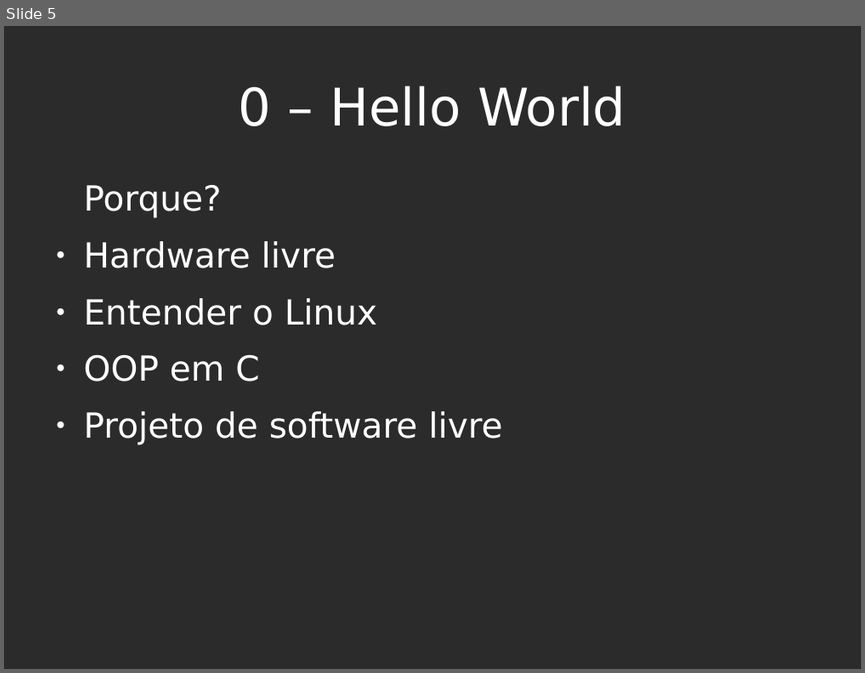
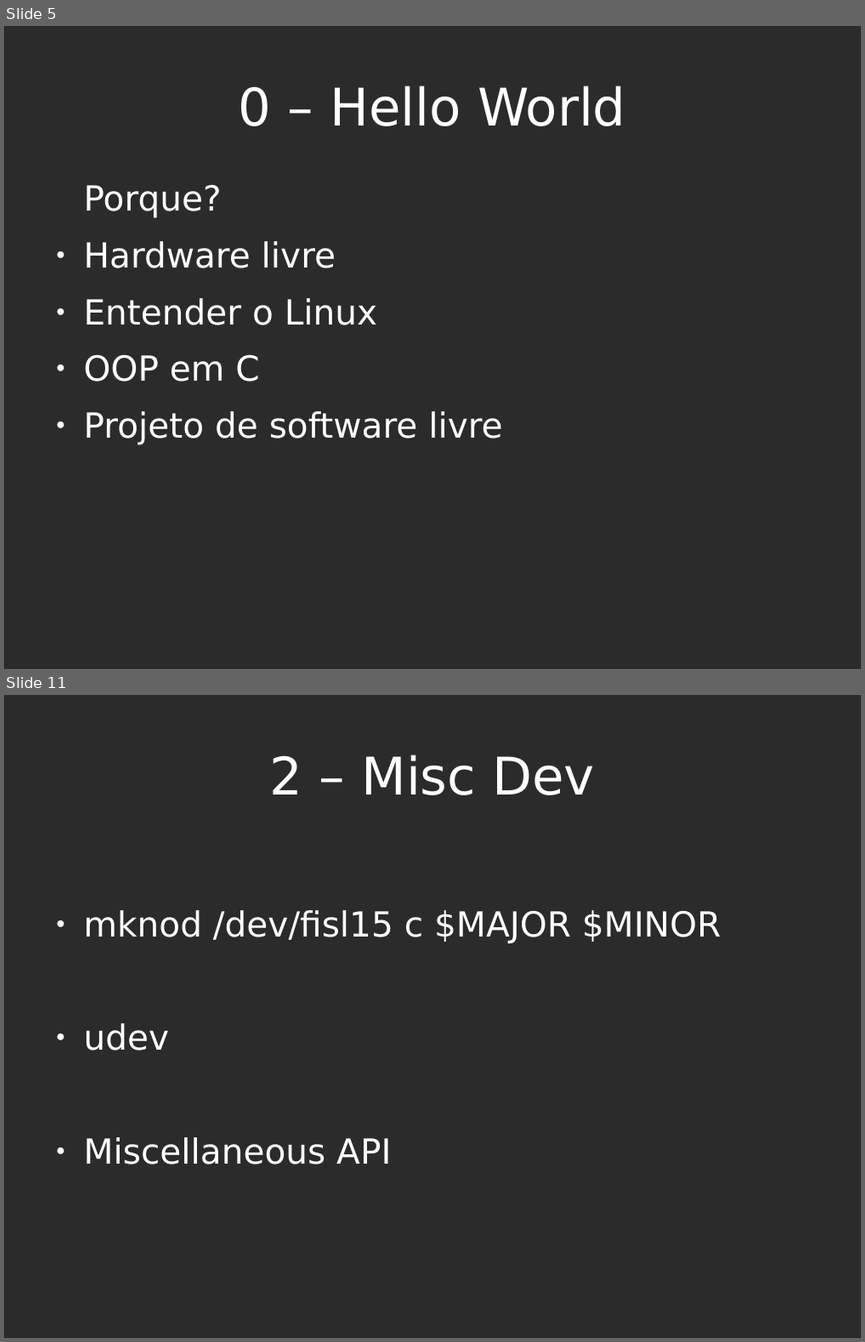
Before and after one commit to diegor2/primoduke, a slide deck: slides.odp. Shown one above the other, each under a label of ours: slide 5 before the commit, slides 5 and 11 after it; the slides between them are not shown. The pictures are 865x673 and 865x1342 pixels, drawn with LibreOffice and Linux fonts; fonts in the diff are those of the drawing; background and template pictures are left out; a plain dark background stands for a picture behind light text. Boxes give left, top, right and bottom in pixels: in the first picture for what was removed or moved away, otherwise in the second. Text is boxed around its words. In the diff, an @@ line names an element or a change of style, - is before the commit and + after.

```diff
--- a/slides.odp
+++ b/slides.odp
@@ slide 11 added at [4,695,861,1338], background picture (left out) @@
@@ title added at [270,755,594,795], 48 pt, text #FFFFFF @@
+2 – Misc Dev
@@ text added at [84,910,721,1164], 32 pt, text #FFFFFF @@
+● mknod /dev/fisl15 c $MAJOR $MINOR
+● udev
+● Miscellaneous API
```
Also in this commit, not shown: 5 slides changed, 6 other slides added, 1 slide removed.
